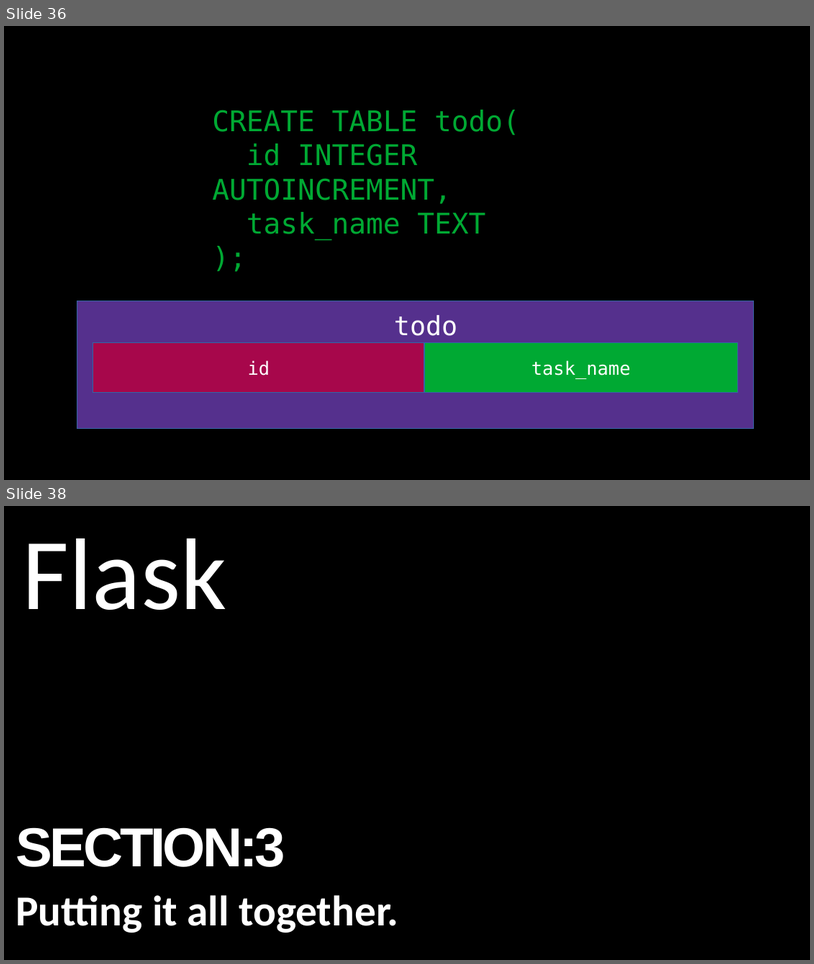
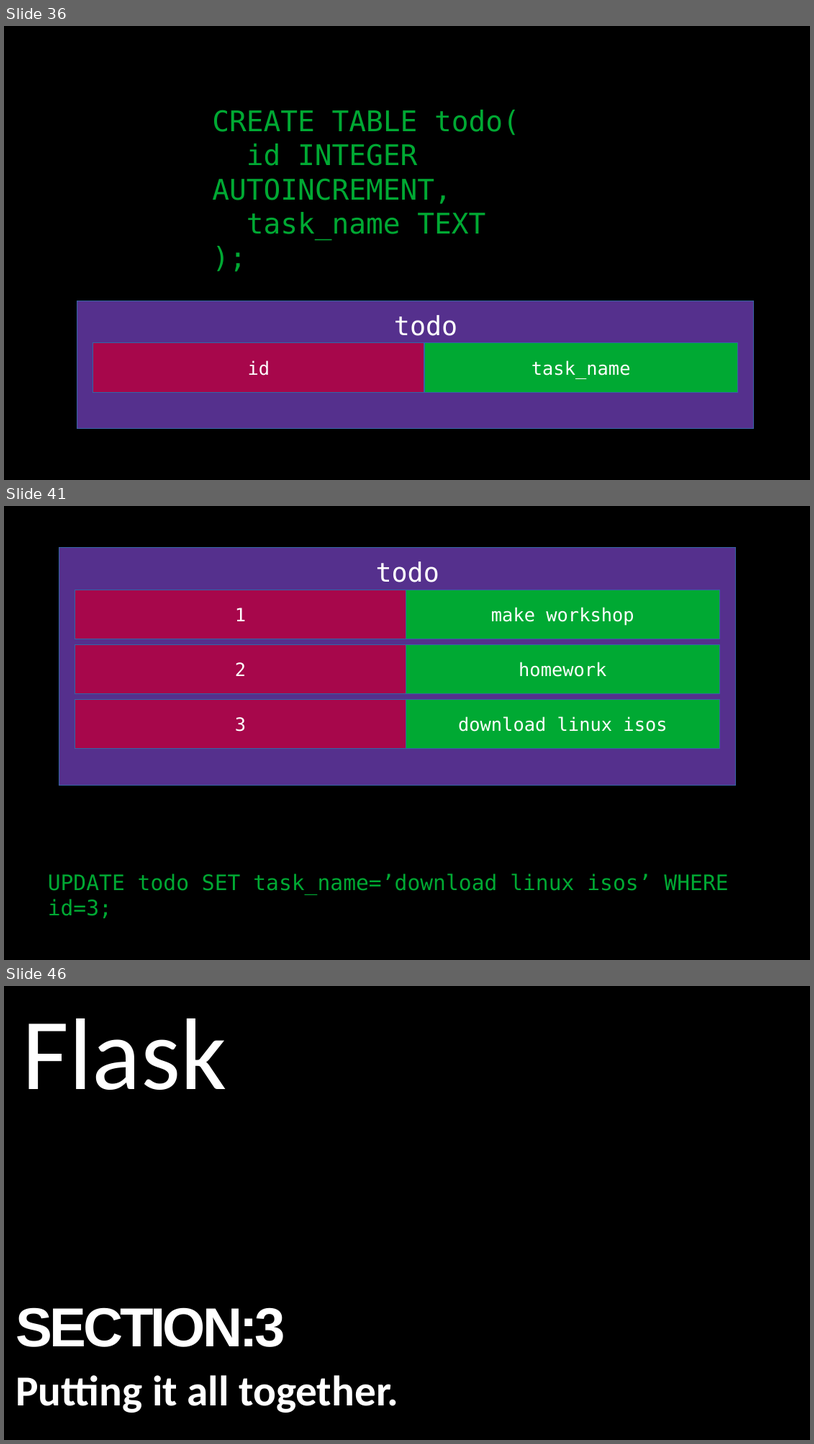
Before and after one commit to alexacallmebaka/htmlflasksql, a slide deck: slides/deck.odp. Shown one above the other, each under a label of ours: slides 36 and 38 before the commit, slides 36, 41 and 46 after it; the slides between them are not shown. The pictures are 814x964 and 814x1444 pixels, drawn with LibreOffice and Linux fonts; fonts in the diff are those of the drawing. Boxes give left, top, right and bottom in pixels: in the first picture for what was removed or moved away, otherwise in the second. Text is boxed around its words. In the diff, an @@ line names an element or a change of style, - is before the commit and + after.

```diff
--- a/slides/deck.odp
+++ b/slides/deck.odp
@@ slide 41 added at (4,506,810,960), background #000000 @@
@@ rectangle added at (59,547,736,785), fill #55308D, outline #3465A4 0 pt @@
@@ text added at (376,561,440,582), 26 pt, text #FFFFFF @@
+todo
@@ rectangle added at (75,590,406,638), fill #A7074B, outline #3465A4 0 pt, 18 pt, text #FFFFFF @@
+1
@@ rectangle added at (406,590,720,638), fill #00A933, outline #3465A4 0 pt, 18 pt, text #FFFFFF @@
+make workshop
@@ rectangle added at (75,644,406,693), fill #A7074B, outline #3465A4 0 pt, 18 pt, text #FFFFFF @@
+2
@@ rectangle added at (406,644,720,693), fill #00A933, outline #3465A4 0 pt, 18 pt, text #FFFFFF @@
+homework
@@ rectangle added at (75,699,406,748), fill #A7074B, outline #3465A4 0 pt, 18 pt, text #FFFFFF @@
+3
@@ rectangle added at (406,699,720,748), fill #00A933, outline #3465A4 0 pt, 18 pt, text #FFFFFF @@
+download linux isos
@@ text added at (48,873,728,918), 21 pt, text #00A933 @@
+UPDATE todo SET task_name=’download linux isos’ WHERE id=3;
@@ what was slide 38 is now slide 46 @@
```
Also in this commit, not shown: 9 other slides added, 1 slide removed.
